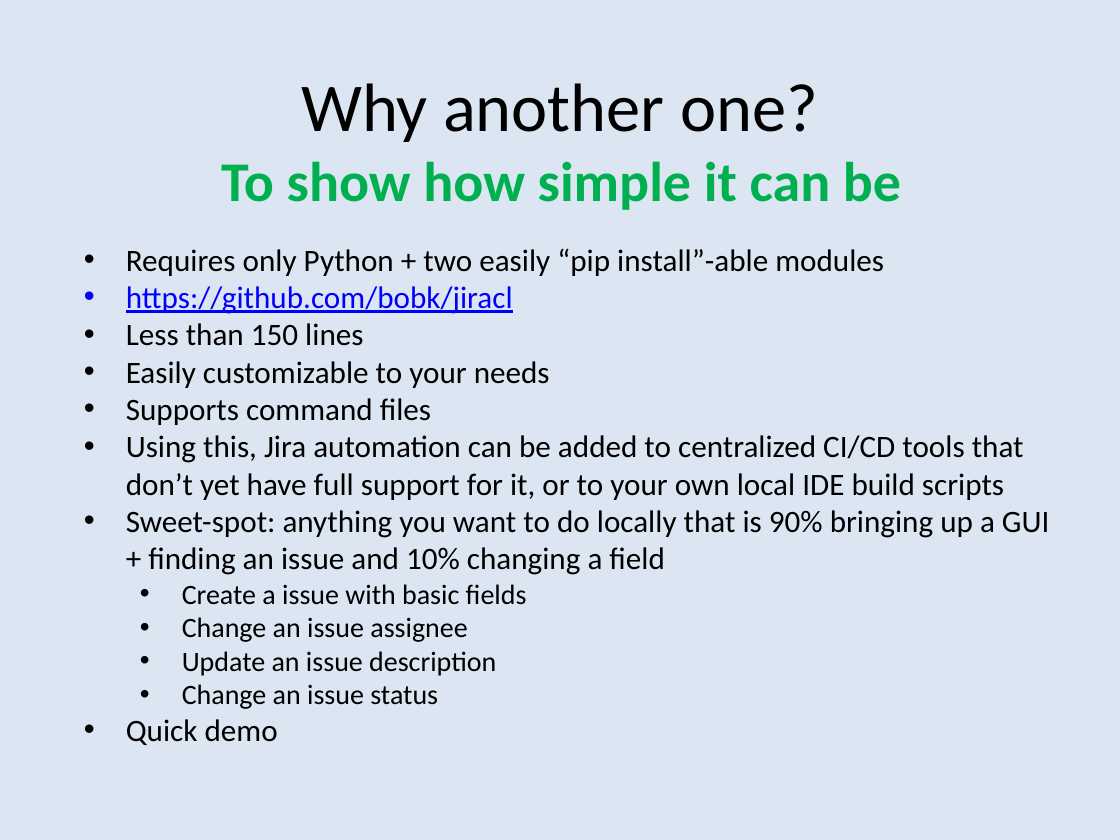
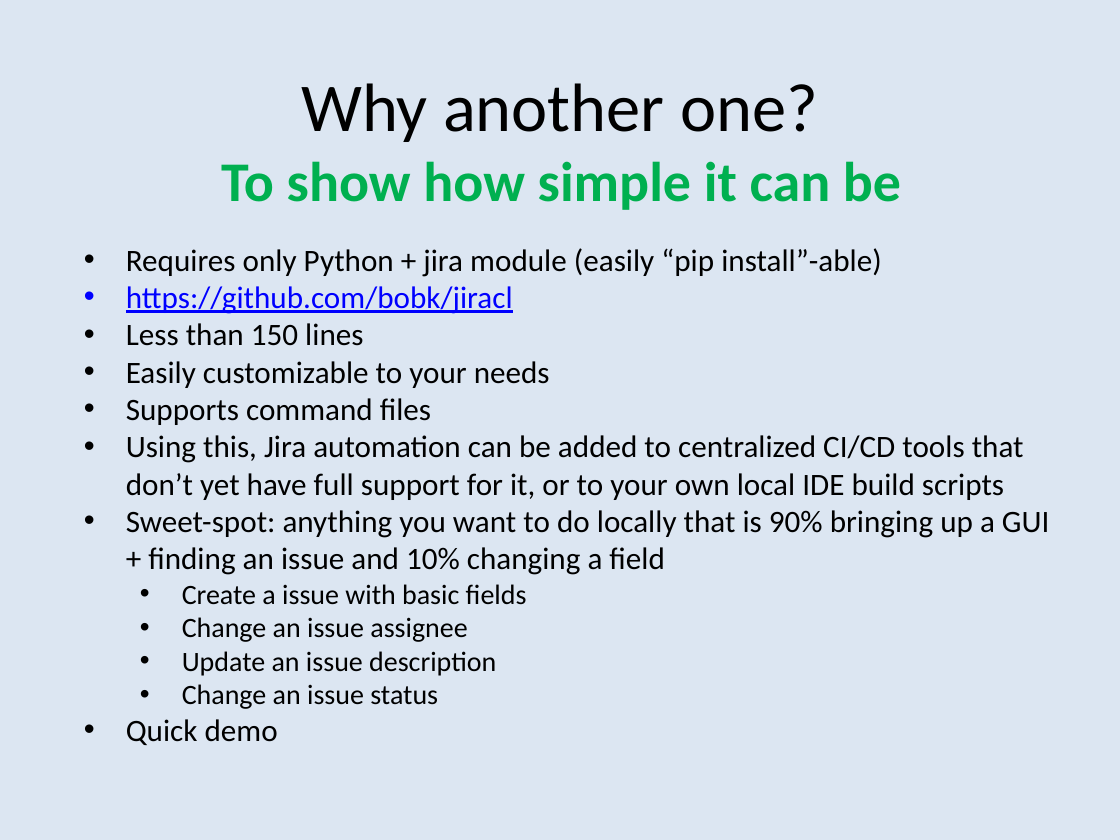
Before and after one commit to bobk/jirapresentations, a slide deck: slide 4 of Jira Agile Tips and Tricks 2.pptx. Drawn at 1120x840 pixels with LibreOffice and Linux fonts; fonts in the diff are those of the drawing. Boxes give left, top, right and bottom in pixels: in the first picture for what was removed or moved away, otherwise in the second. Text is boxed around its words. In the diff, an @@ line names an element or a change of style, - is before the commit and + after.

Commit message:
JIRAMETRICS-25 fix to PPT for module info

```diff
--- a/Jira Agile Tips and Tricks 2.pptx
+++ b/Jira Agile Tips and Tricks 2.pptx
@@ text at <box>126,248,882,277</box>: text changed @@
-• Requires only Python + two easily “pip install”-able modules
+• Requires only Python + jira module (easily “pip install”-able)
```
